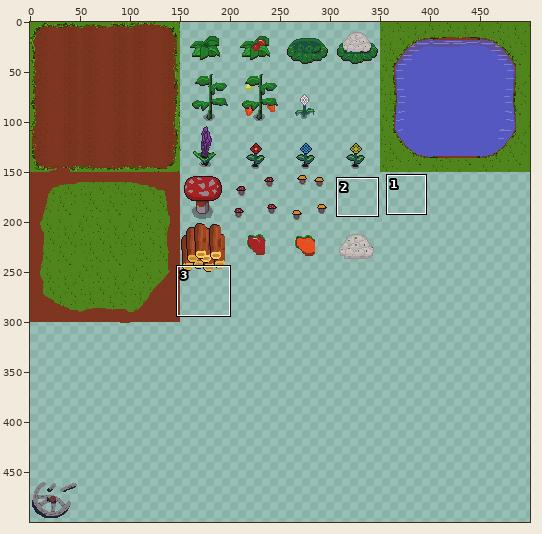
Two versions of one sprite sheet, images/ground.png. Above: a wide view before the commit, with the close-up outlined.
Close-up. Before the commit:
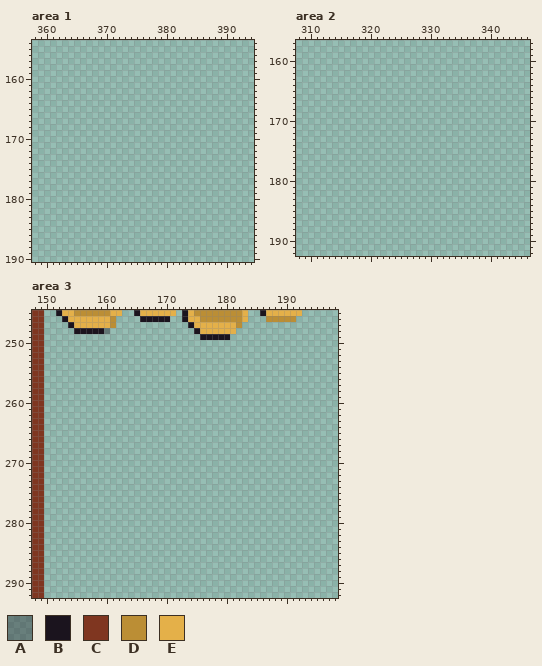
The file is 500x500 pixels. Colours within 5 levels of each other are drawn and written as one. Shown: area 1: x 358..394, y 154..190; area 2: x 308..346, y 157..192; area 3: x 148..198, y 245..292.
Palette (. is transparent): A #1b141e5f  B #1b141e  C #7f3620  D #bb8e35  E #e4b049
Pixels before, area 3 (only the part around the change), first column x 151:
247 ...BEEEEEED............BEEEEEEED................
248 ....BBBBBA..............BEEEEEE.................
249 .........................BBBBB..................
250 ................................................
251 ................................................
252 ................................................
253 ................................................
254 ................................................
255 ................................................
256 ................................................
257 ................................................
258 ................................................
259 ................................................
260 ................................................
261 ................................................
262 ................................................
263 ................................................
264 ................................................
265 ................................................
266 ................................................
267 ................................................
268 ................................................
269 ................................................
270 ................................................
271 ................................................
272 ................................................
273 ................................................
274 ................................................
275 ................................................
276 ................................................
277 ................................................
278 ................................................
279 ................................................
280 ................................................
281 ................................................
282 ................................................
283 ................................................
284 ................................................
285 ................................................
286 ................................................
287 ................................................
288 ................................................
289 ................................................
290 ................................................
291 ................................................
292 ................................................
Now the later version:
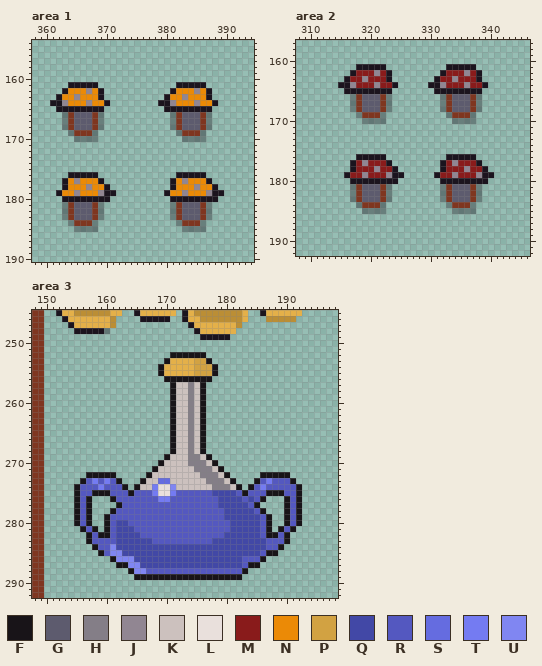
Colours new in this view: F #181418  G #5d5b6e  H #847e87  J #918692  K #ccc1be  L #e9e0dc  M #891b1b  N #eb8a06  P #d2a242  Q #4248a6  R #5458c0  S #656ce0  T #747bf2  U #8086f2
Difference:
Changed rows in their new state; - is an unchanged pixel.
Area 1:
first column x 361:
161 ---BBBBB-------------BBBBB--
162 --BNNNJNB-----------BNNNJNB-
163 -BNNJNNNB----------BNNJNNNB-
164 BBJNNNJNNB--------BBJNNNJNNB
165 -BBBBBBBB----------BBBBBBBB-
166 --ACGGGCA-----------ACGGGCA-
167 --ACGGGCA-----------ACGGGCA-
168 --ACGGGCA-----------ACGGGCA-
169 ---ACCCA-------------ACCCA--
170 ----AAAA--------------AAAA--
first column x 362:
176 --BBBBB-------------BBBBB---
177 -BNJNNNB-----------BNJNNNB--
178 -BNNNJNNB----------BNNNJNNB-
179 BNNJNNNJBB--------BNNJNNNJBB
180 -BBBBBBBB----------BBBBBBBB-
181 -ACGGGCA-----------ACGGGCA--
182 -ACGGGCA-----------ACGGGCA--
183 -ACGGGCA-----------ACGGGCA--
184 --ACCCA-------------ACCCA---
185 ---AAAA--------------AAAA---
Area 2:
first column x 315:
161 ---BBBBB----------BBBBB--
162 --BMMMJMB--------BMMMJMB-
163 -BMMJMMMB-------BMMJMMMB-
164 BBJMMMJMMB-----BBJMMMJMMB
165 -BBBBBBBB-------BBBBBBBB-
166 --ACGGGCA--------ACGGGCA-
167 --ACGGGCA--------ACGGGCA-
168 --ACGGGCA--------ACGGGCA-
169 ---ACCCA----------ACCCA--
170 ----AAAA-----------AAAA--
first column x 316:
176 --BBBBB----------BBBBB---
177 -BMJMMMB--------BMJMMMB--
178 -BMMMJMMB-------BMMMJMMB-
179 BMMJMMMJBB-----BMMJMMMJBB
180 -BBBBBBBB-------BBBBBBBB-
181 -ACGGGCA--------ACGGGCA--
182 -ACGGGCA--------ACGGGCA--
183 -ACGGGCA--------ACGGGCA--
184 --ACCCA----------ACCCA---
185 ---AAAA-----------AAAA---
Area 3:
first column x 155:
252 ----------------FFFFFF----------------
253 ---------------FEEEEPPF---------------
254 --------------FEEEEEPPPF--------------
255 --------------FEEEEEPPPF--------------
256 ---------------FFFFFFFF---------------
257 ----------------FKKHKF----------------
258 ----------------FKKHKF----------------
259 ----------------FKKHKF----------------
260 ----------------FKKHKF----------------
261 ----------------FKKHKF----------------
262 ----------------FKKHKF----------------
263 ----------------FKKHKF----------------
264 ----------------FKKHKF----------------
265 ----------------FKKHKF----------------
266 ----------------FKKHKF----------------
267 ----------------FKKHKF----------------
268 ----------------FKKHKF----------------
269 ---------------FKKKHHKF---------------
270 --------------FKKKKHHHKF--------------
271 -------------FKKKKKKHHHKF-------------
272 --FFFFF-----FKKKKKKKKHHHKF-----FFFFF--
273 -FRTRTRF---FKKSSKKKKKKHHHKF---FRTRRRF-
274 FRRRTRRRF-FKKTLLUKKKKKKHHHKF-FRTRRRRRF
275 FRRFFFRRRFRRRTLLTRRRRRRQQQQRFRRRFFFRRF
276 FRF---FRRRRRRRTTRRRRRRRRQQQQRQRF---FRF
277 FRF----FRRRRRRRRRRRRRRRRQQQQQRF----FRF
278 FRF---FRRRRRRRRRRRRRRRRRRQQQQQRF---FRF
279 FRF--FRRRRRRRRRRRRRRRRRRRQQQQQQRF--FRF
280 FRF--FRQQRRRRRRRRRRRRRRRRRQQQQQRF--FRF
281 -FRF-FRQQQRRRRRRRRRRRRRRRRQQQQQRF-FRF-
282 --FRFFRQQQQRRRRRRRRRRRRRRQQQQQQRFFRF--
283 --FRRRRQQQQQQRRRRRRRRRRQQQQQQQQQRRRF--
284 ---FRRUQQQQQQQQQQQQQQQQQQQQQQQQQRRF---
285 ----FRUUQQQQQQQQQQQQQQQQQQQQQQQRFF----
286 ------FUUUQQQQQQQQQQQQQQQQQQRRRF------
287 -------FFUUQQQQQQQQQQQQQQQQQRFF-------
288 ---------FUURRRRRRRRRRRRRRRRF---------
289 ----------FFFFFFFFFFFFFFFFFF----------
